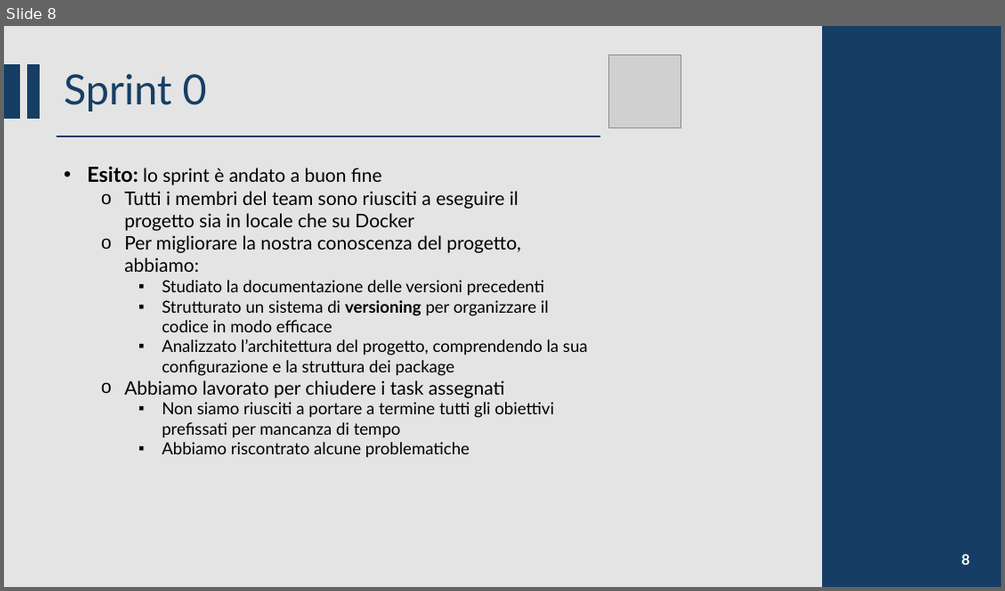
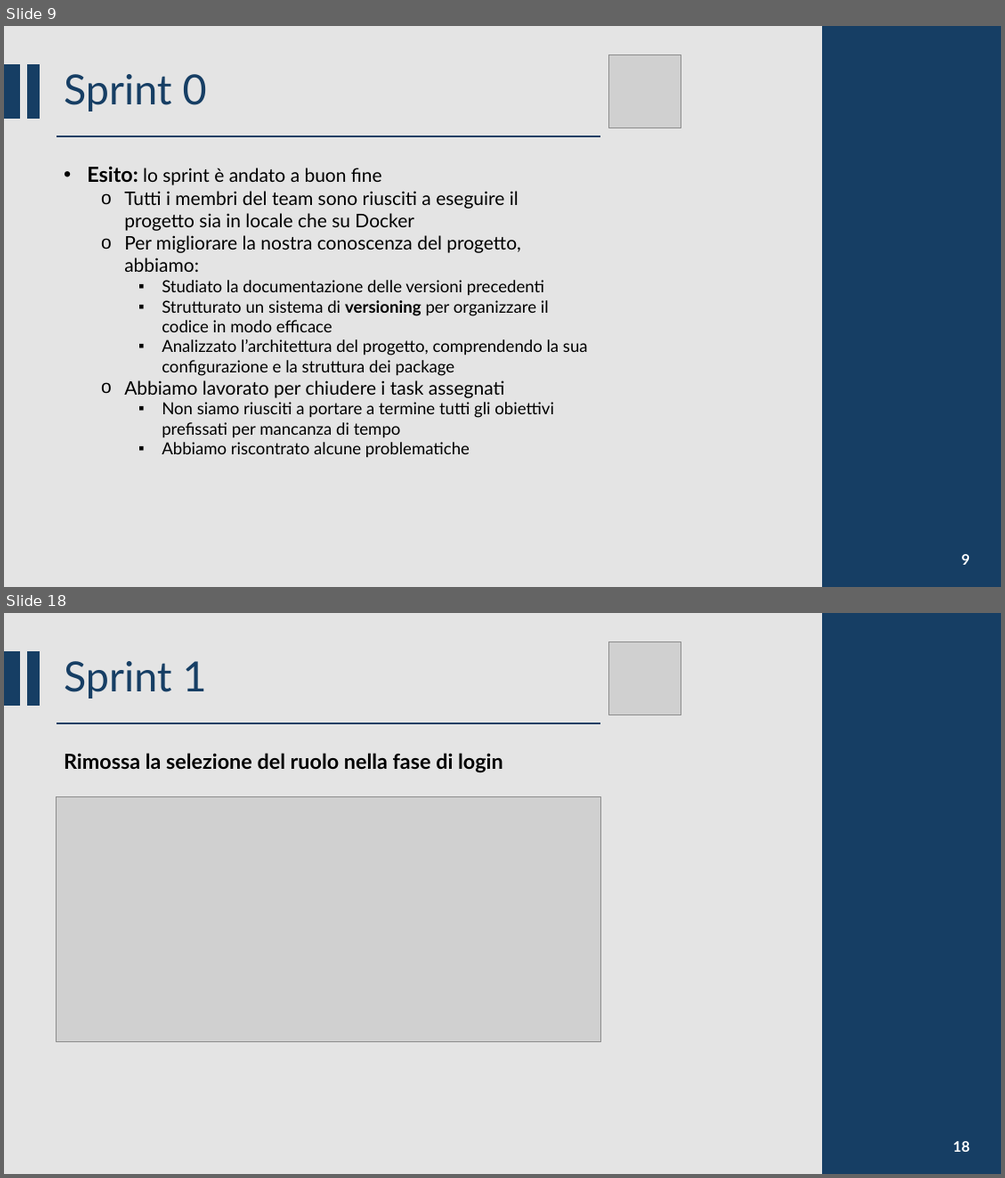
Before and after one commit to CSW-Teams/MS3-docs, a slide deck: ShiftsHappen/Sprint 5/CSW Sprint 5.pptm. Shown one above the other, each under a label of ours: slide 8 before the commit, slides 9 and 18 after it; the slides between them are not shown. The pictures are 1005x591 and 1005x1178 pixels, drawn with LibreOffice and Linux fonts; fonts in the diff are those of the drawing; grey boxes stand for pictures. Boxes give left, top, right and bottom in pixels: in the first picture for what was removed or moved away, otherwise in the second. Text is boxed around its words. In the diff, an @@ line names an element or a change of style, - is before the commit and + after.

Commit message:
Added slides for Sprint 1

```diff
--- a/ShiftsHappen/Sprint 5/CSW Sprint 5.pptm
+++ b/ShiftsHappen/Sprint 5/CSW Sprint 5.pptm
@@ slide 18 added at [4,613,1001,1174], background #D9D9D9 at 70% opacity @@
@@ rectangle added at [823,613,1001,1174], fill #163E64, outline #163E64 1.5 pt @@
@@ rectangle added at [4,652,20,705], fill #163E64, outline #163E64 1.5 pt @@
@@ rectangle added at [28,652,39,705], fill #163E64, outline #163E64 1.5 pt @@
@@ title added at [64,661,207,698], 40 pt, text #163E64 @@
+Sprint 1
@@ picture added at [609,642,681,714] @@
@@ line added from (57, 723) to (600, 723), #163E64 1.5 pt @@
@@ text added at [64,753,503,773], 20 pt, text #000000, bold @@
+Rimossa la selezione del ruolo nella fase di login
@@ picture added at [57,797,600,1041] @@
@@ page number added at [953,1141,970,1151], 14 pt, text #FFFFFF, bold @@
+18
@@ what was slide 8 is now slide 9 @@
@@ page number at [962,554,970,564]: text changed @@
-8
+9
```
Also in this commit, not shown: 9 slides changed, 17 other slides added, 1 other file.
